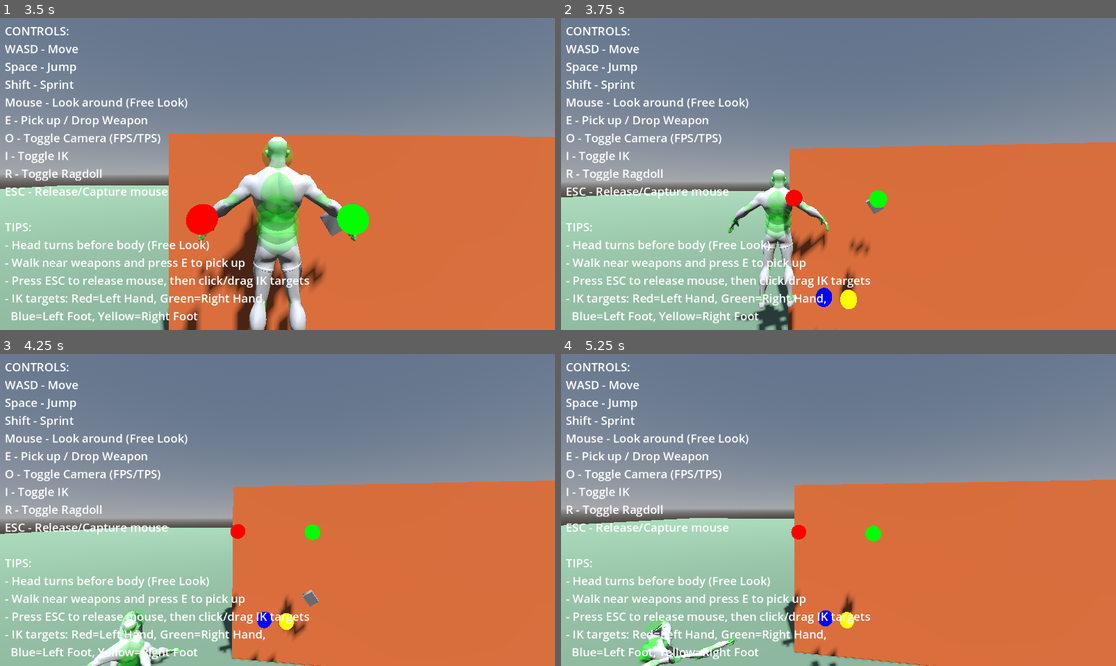
Above: before the commit, frames 1-4 (two rows, left to right).
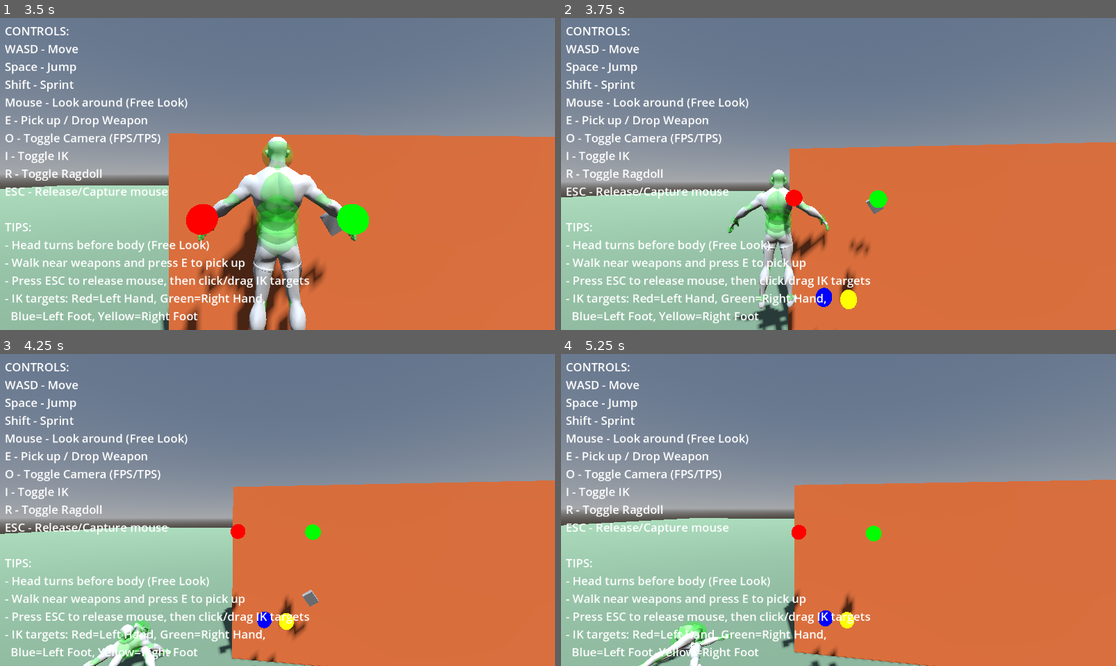
Above: after the commit, the same moments.

Repository: lmf-git/fpsikanimragdoll
Game: Godot game, scene res://world.tscn
Two runs of this game, one before a commit and one after it. Both use one fixed random seed, a clock stepped at 60 frames per second and the inputs below.
Inputs (mouse positions are in pixels of both pictures, inside the frame that each line leads up to):
- Up to frame 1 (3.5 s): tap Enter at 0.5 s; move the mouse to (271, 180) at 0.52 s; hold W (move_forward) 0.53-2.78 s; tap E at 0.6, 1.55, 2.3, 3.05 s; click (271, 180) at 0.67 s; tap Space (jump) at 0.77, 1.52, 2, 3.02 s; move the mouse to (316, 177) at 1.27 s; tap Shift (sprint) at 1.35 s; move the mouse to (233, 170) at 2.02 s; hold O (toggle_camera) 2.03-2.78 s; move the mouse to (283, 174) at 2.77 s; hold A (move_left) from 2.78 s (still down); tap I (toggle_ik) at 2.85 s; click (283, 174) at 2.92 s
- Up to frame 2 (3.75 s): move the mouse to (816, 167) at 3.52 s; release A (move_left) at 3.53 s; hold W (move_forward) from 3.53 s (still down); hold R (toggle_ragdoll) from 3.53 s (still down)
- Up to frame 3 (4.25 s): keep holding W (move_forward); keep holding R (toggle_ragdoll); tap Space (jump) at 3.77 s; tap E at 3.8 s
- Up to frame 4 (5.25 s): keep holding W (move_forward); move the mouse to (866, 510) at 4.27 s; release R (toggle_ragdoll) at 4.28 s; tap E at 4.35, 5.1 s; tap Space (jump) at 4.52 s; move the mouse to (810, 510) at 5.02 s; click (810, 510) at 5.17 s

Frame 1 is identical in both runs. In frame 2, 0.2% of the frame differs, in the area x 30-49%, y 48-100%; in frame 3, 1.1%; in frame 4, 1.5%, in the area x 13-58%, y 55-100%.

Commit message:
Fix ragdoll torso disconnection and weapon IK feedback loop
Ragdoll fixes:
- Removed JOINT_TYPE_NONE - it disconnects bones completely!
- Restored CONE joints for torso with 0.0° limits instead
- Added maximum constraint enforcement for torso:
  - ERP (Error Reduction Parameter) = 1.0
  - CFM (Constraint Force Mixing) = 0.0
  - Bias = 1.0, Damping = 1.0
- Torso now stays rigidly connected with zero rotation

Weapon IK fixes:
- Removed right hand IK target update (was causing feedback loop)
- Weapon follows right hand bone naturally
- Only left hand IK updates for two-handed weapons (foregrip)
- Restore IK targets to default positions when weapon dropped

This fixes:
- Torso bones disconnecting and stretching weirdly
- Weapon/hand positioning feedback loop
- Arms not properly holding weapons

Diff:
--- a/character_controller.gd
+++ b/character_controller.gd
@@ -350,14 +350,11 @@
 			debug_mesh.owner = physical_bone
 
 		# CRITICAL: Configure joint to connect to parent bone
-		# Use NONE for torso (fixed), HINGE for knees/elbows, CONE for everything else
+		# Use HINGE for knees/elbows, CONE for everything else
+		# Don't use NONE - it disconnects bones completely!
 		var use_hinge = bone_suffix in ["Lower_Leg", "L_Lower_Leg", "R_Lower_Leg", "Lower_Arm", "L_Lower_Arm", "R_Lower_Arm"]
-		var use_none = bone_suffix in ["Hips", "Spine", "Chest", "Upper_Chest", "Neck", "Head", "Shoulder", "L_Shoulder", "R_Shoulder"]
-
-		if use_none:
-			# Fixed joint - no movement at all
-			physical_bone.joint_type = PhysicalBone3D.JOINT_TYPE_NONE
-		elif use_hinge:
+
+		if use_hinge:
 			physical_bone.joint_type = PhysicalBone3D.JOINT_TYPE_HINGE
 		else:
 			physical_bone.joint_type = PhysicalBone3D.JOINT_TYPE_CONE
@@ -452,10 +449,7 @@
 			bias = 0.998
 
 		# Apply limits based on joint type
-		if use_none:
-			# No joint constraints needed for NONE type - bone is fixed to parent
-			pass
-		elif use_hinge:
+		if use_hinge:
 			# Hinge joints use different constraint properties
 			physical_bone.set("joint_constraints/angular_limit_lower", -swing_limit)
 			physical_bone.set("joint_constraints/angular_limit_upper", 0)  # Only bend one way
@@ -466,10 +460,21 @@
 			physical_bone.set("joint_constraints/twist_span", twist_limit)
 
 		# EXTREMELY stiff joints - nearly rigid skeleton
-		physical_bone.set("joint_constraints/bias", bias)
-		physical_bone.set("joint_constraints/damping", damping)
-		physical_bone.set("joint_constraints/softness", 0.0)  # Completely rigid, zero springiness
-		physical_bone.set("joint_constraints/relaxation", 1.0)  # Maximum stability
+		# For torso bones, apply maximum constraint enforcement
+		if bone_suffix in ["Hips", "Spine", "Chest", "Upper_Chest", "Neck", "Head", "Shoulder", "L_Shoulder", "R_Shoulder"]:
+			# Maximum constraint enforcement for torso - absolutely no give
+			physical_bone.set("joint_constraints/bias", 1.0)
+			physical_bone.set("joint_constraints/damping", 1.0)
+			physical_bone.set("joint_constraints/softness", 0.0)
+			physical_bone.set("joint_constraints/relaxation", 1.0)
+			physical_bone.set("joint_constraints/erp", 1.0)  # Error reduction parameter - maximum
+			physical_bone.set("joint_constraints/cfm", 0.0)  # Constraint force mixing - zero (rigid)
+		else:
+			# Standard stiffness for other bones
+			physical_bone.set("joint_constraints/bias", bias)
+			physical_bone.set("joint_constraints/damping", damping)
+			physical_bone.set("joint_constraints/softness", 0.0)
+			physical_bone.set("joint_constraints/relaxation", 1.0)
 
 		# Physics properties - add damping to resist all motion
 		physical_bone.mass = 1.0
@@ -793,6 +798,19 @@
 
 	print("Dropping weapon: ", equipped_weapon.weapon_name)
 
+	# Restore IK targets to default positions
+	var ik_targets_node = get_node_or_null("IKTargets")
+	if ik_targets_node:
+		# Reset left hand to default
+		var left_hand_target = ik_targets_node.get_node_or_null("LeftHandTarget")
+		if left_hand_target:
+			left_hand_target.global_position = global_position + Vector3(-0.5, 1.2, 0.3)
+
+		# Reset right hand to default
+		var right_hand_target = ik_targets_node.get_node_or_null("RightHandTarget")
+		if right_hand_target:
+			right_hand_target.global_position = global_position + Vector3(0.5, 1.2, 0.3)
+
 	equipped_weapon.unequip()
 	equipped_weapon = null
 
@@ -824,20 +842,14 @@
 	weapon_basis = weapon_basis.rotated(weapon_basis.z, weapon_rotation_offset.z)
 	equipped_weapon.global_transform.basis = weapon_basis
 
-	# Update IK targets to weapon grip points
+	# Update IK targets - ONLY left hand for two-handed weapons
+	# Don't update right hand IK - it creates a feedback loop since weapon follows right hand
 	var ik_targets_node = get_node_or_null("IKTargets")
-	if ik_targets_node:
-		# Right hand IK target to main grip
-		if equipped_weapon.main_grip:
-			var right_hand_target = ik_targets_node.get_node_or_null("RightHandTarget")
-			if right_hand_target:
-				right_hand_target.global_position = equipped_weapon.main_grip.global_position
-
-		# Left hand IK target to secondary grip (for two-handed weapons)
-		if equipped_weapon.is_two_handed and equipped_weapon.secondary_grip:
-			var left_hand_target = ik_targets_node.get_node_or_null("LeftHandTarget")
-			if left_hand_target:
-				left_hand_target.global_position = equipped_weapon.secondary_grip.global_position
+	if ik_targets_node and equipped_weapon.is_two_handed and equipped_weapon.secondary_grip:
+		# Left hand IK target to secondary grip (for two-handed weapons only)
+		var left_hand_target = ik_targets_node.get_node_or_null("LeftHandTarget")
+		if left_hand_target:
+			left_hand_target.global_position = equipped_weapon.secondary_grip.global_position
 
 func _process(_delta):
 	# Update weapon position to follow hand
